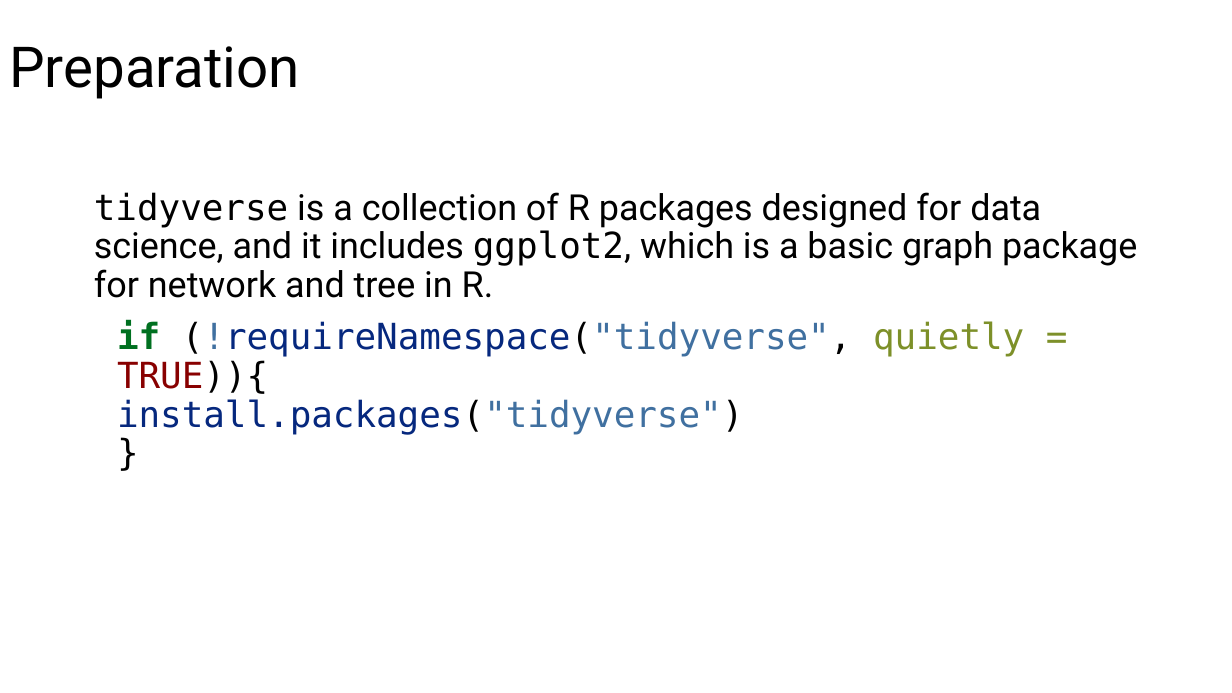
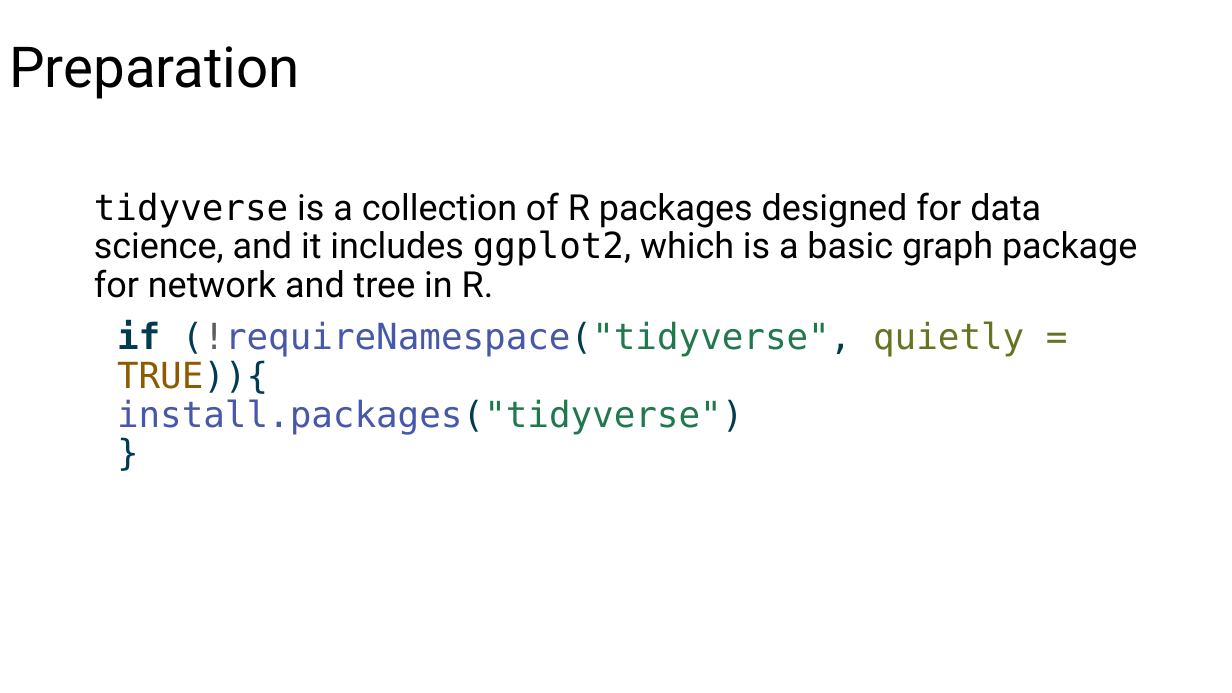
Before and after one commit to jaspershen-lab/MD7115-NTU, a slide deck: slide 5 of 3_materials/MD7115-Xiaotao.pptx. Drawn at 1232x693 pixels with LibreOffice and Linux fonts; fonts in the diff are those of the drawing; background and template pictures are left out. Boxes give left, top, right and bottom in pixels: in the first picture for what was removed or moved away, otherwise in the second. Text is boxed around its words. In the diff, an @@ line names an element or a change of style, - is before the commit and + after.

```diff
--- a/3_materials/MD7115-Xiaotao.pptx
+++ b/3_materials/MD7115-Xiaotao.pptx
@@ text at <box>117,320,1024,435</box>: text colour #007020 to #003B4F in "if"; text colour #000000 to #003B4F in "(!requireNamespace("tidyverse", TRUE)){ install.packages("ti ..."; text colour #4070A0 to #5E5E5E in "(!requireNamespace("tidyverse","; text colour #06287E to #4758AB, text colour #4070A0 to #20794D in "(!requireNamespace("tidyverse", install.packages("tidyverse" ..."; text colour #7D9029 to #657422 in "quietly ="; text colour #880000 to #8F5902 in "TRUE)){" @@
```
Also in this commit, not shown: 2 other slides changed, 5 slides added, 41 other files.
